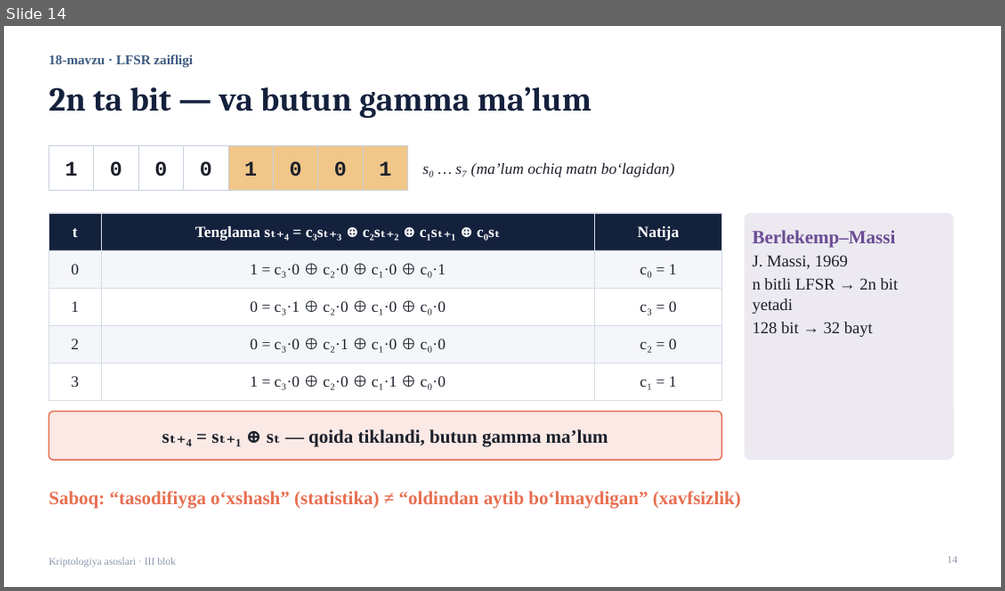
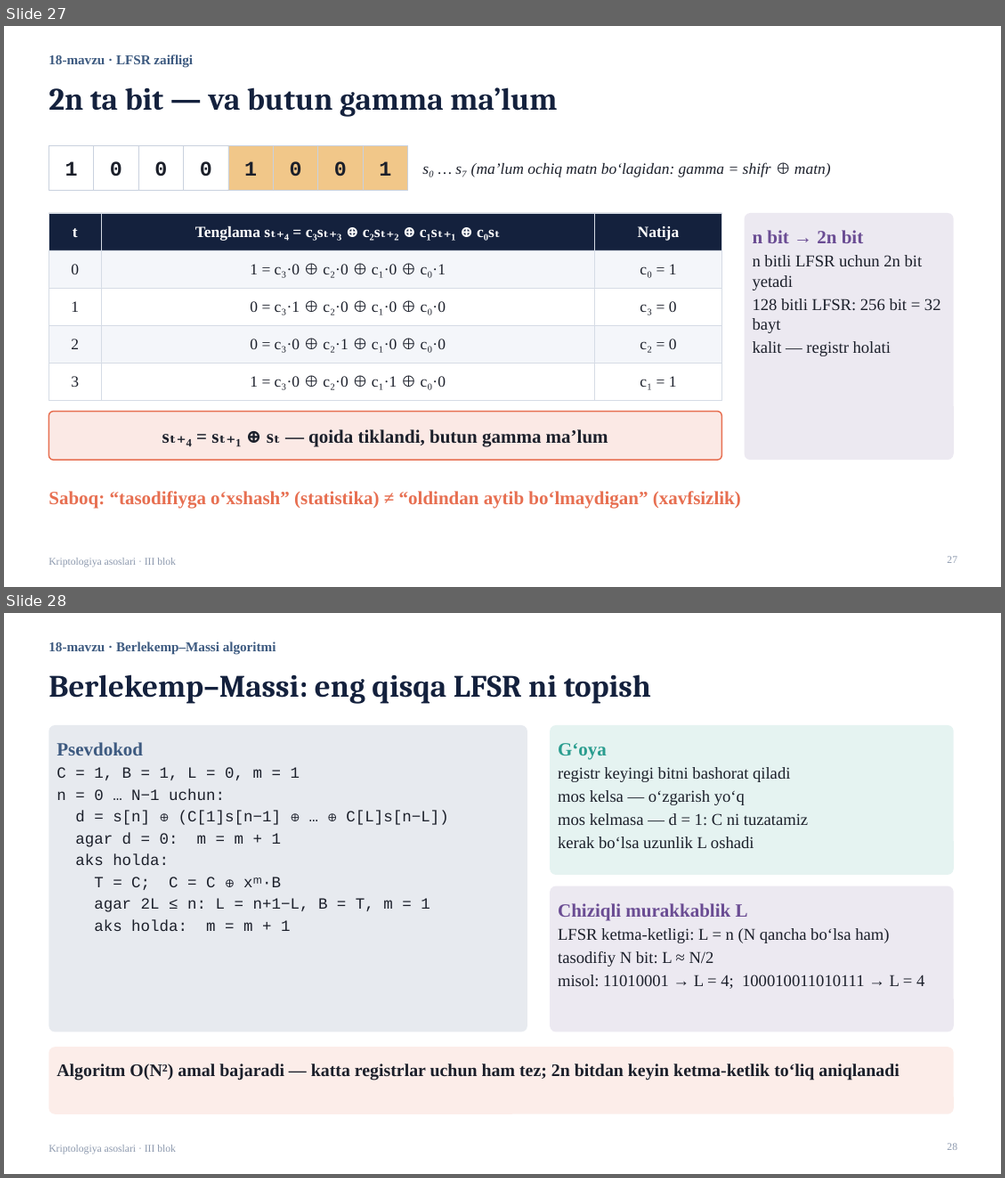
Before and after one commit to qwerty291996/Cryptology_Olympiad, a slide deck: 2026-yil tayyorgarlik/3-blok/Kriptologiya_III_blok_taqdimot.pptx. Shown one above the other, each under a label of ours: slide 14 before the commit, slides 27 and 28 after it. The pictures are 1005x591 and 1005x1178 pixels, drawn with LibreOffice and Linux fonts; fonts in the diff are those of the drawing. Boxes give left, top, right and bottom in pixels: in the first picture for what was removed or moved away, otherwise in the second. Text is boxed around its words. In the diff, an @@ line names an element or a change of style, - is before the commit and + after.

```diff
--- a/2026-yil tayyorgarlik/3-blok/Kriptologiya_III_blok_taqdimot.pptx
+++ b/2026-yil tayyorgarlik/3-blok/Kriptologiya_III_blok_taqdimot.pptx
@@ slide 28 added at box(4, 613, 1001, 1174), background #FFFFFF; not listed: 1 template element that a slide beside it also shows @@
@@ text added at box(48, 641, 276, 655), 13 pt, text #3D5A80, bold @@
+18-mavzu · Berlekemp–Massi algoritmi
@@ title added at box(48, 674, 651, 703), 30 pt, text #14213D, bold @@
+Berlekemp–Massi: eng qisqa LFSR ni topish
@@ rounded rectangle added at box(48, 725, 527, 1032), fill #3D5A80 at 12% opacity, 15 pt, text #1B1F2A @@
+Psevdokod
+C = 1, B = 1, L = 0, m = 1
+n = 0 … N−1 uchun:
+d = s[n] ⊕ (C[1]s[n−1] ⊕ … ⊕ C[L]s[n−L])
+agar d = 0: m = m + 1
+aks holda:
+T = C; C = C ⊕ xᵐ·B
+agar 2L ≤ n: L = n+1−L, B = T, m = 1
+aks holda: m = m + 1
@@ rounded rectangle added at box(550, 725, 954, 875), fill #2A9D8F at 12% opacity, 16 pt, text #1B1F2A @@
+G‘oya
+registr keyingi bitni bashorat qiladi
+mos kelsa — o‘zgarish yo‘q
+mos kelmasa — d = 1: C ni tuzatamiz
+kerak bo‘lsa uzunlik L oshadi
@@ rounded rectangle added at box(550, 886, 954, 1032), fill #6A4C93 at 12% opacity, 16 pt, text #1B1F2A @@
+Chiziqli murakkablik L
+LFSR ketma-ketligi: L = n (N qancha bo‘lsa ham)
+tasodifiy N bit: L ≈ N/2
+misol: 11010001 → L = 4; 100010011010111 → L = 4
@@ rounded rectangle added at box(48, 1046, 954, 1114), fill #E76F51 at 12% opacity, 17 pt, text #1B1F2A, bold @@
+Algoritm O(N²) amal bajaradi — katta registrlar uchun ham tez; 2n bitdan keyin ketma-ketlik to‘liq aniqlanadi
@@ page number added at box(947, 1143, 957, 1150), 10 pt, text #8D99AE @@
+28
@@ what was slide 14 is now slide 27 @@
@@ slide 27 changed as well @@
@@ title "2n ta bit — va ..." at box(48, 87, 557, 116): size 32 to 30 pt @@
@@ text at box(422, 162, 831, 177): text changed @@
-s₀ … s₇ (ma’lum ochiq matn bo‘lagidan)
+s₀ … s₇ (ma’lum ochiq matn bo‘lagidan: gamma = shifr ⊕ matn)
@@ text in rounded rectangle at box(752, 230, 941, 356): text changed @@
-Berlekemp–Massi
-J. Massi, 1969
-n bitli LFSR → 2n bit yetadi
-128 bit → 32 bayt
+n bit → 2n bit
+n bitli LFSR uchun 2n bit yetadi
+128 bitli LFSR: 256 bit = 32 bayt
+kalit — registr holati
@@ page number at box(947, 556, 957, 563): text changed @@
-14
+27
```
Also in this commit, not shown: 10 other slides changed, 34 other slides added, 6 slides removed, 6 other files.
